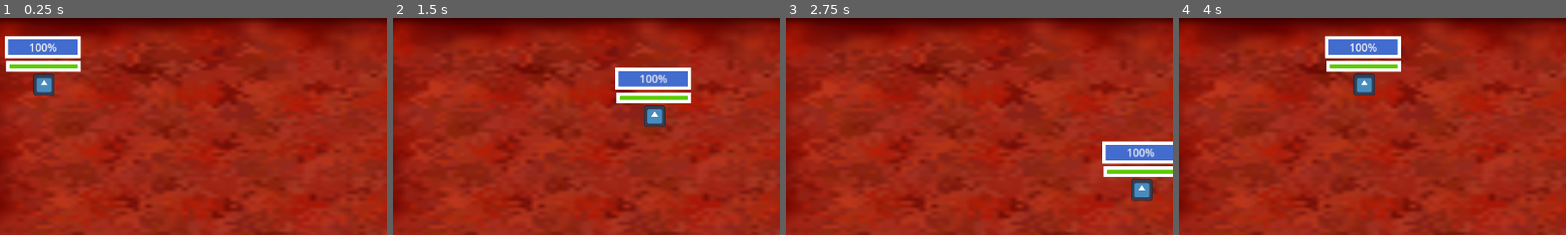
Above: before the commit, frames 1-4 (left to right).
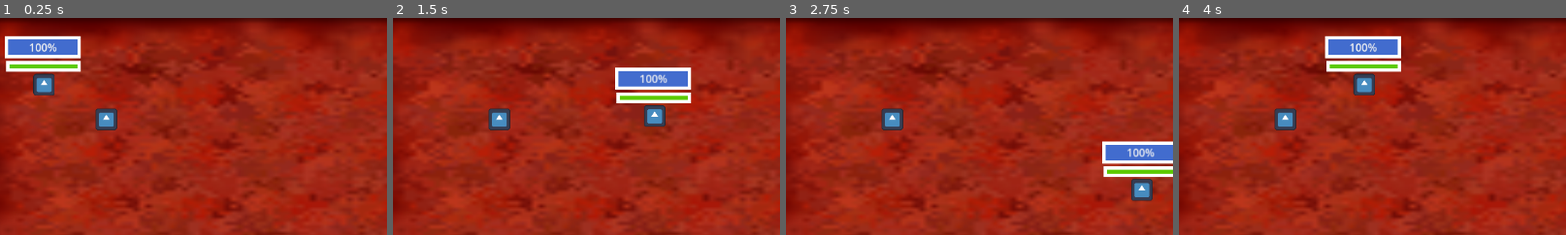
Above: after the commit, the same moments.

Repository: JacksonUl/Infernum
Game: Godot game, scene res://Scenes/Main.tscn
The game is run twice, just before and just after one commit, with the same random seed, the same clock (stepped at 60 frames per second) and the same inputs. The engine's default icon, where the game draws it, is replaced by a stand-in: a white triangle on a blue panel in a dark square.
Inputs:
- Up to frame 1 (0.25 s): no input
- Up to frame 2 (1.5 s): tap Enter at 0.5 s; hold Right (Move_Right) 0.53-1.28 s; hold Space (Dash) 0.53-1.28 s; hold Down (Move_Down) from 1.28 s (still down); tap Shift (Sprint) at 1.35 s
- Up to frame 3 (2.75 s): release Down (Move_Down) at 2.03 s; hold Right (Move_Right) from 2.03 s (still down); hold Space (Dash) from 2.03 s (still down)
- Up to frame 4 (4 s): release Right (Move_Right) at 2.78 s; release Space (Dash) at 2.78 s; hold Up (Move_Up) 2.78-3.53 s; tap Shift (Sprint) at 2.85 s; hold Left (Move_Left) from 3.53 s (still down); hold Space (Dash) from 3.53 s (still down)
The pictures show only the part of the screen within x 5-54%, y 0-50%; the shares and areas given below are measured in that part.

The runs differ from the first frame. In frame 1, 0.6% of the frame differs, in the area x 24-31%, y 41-52%; in frame 2, 0.6%; in frame 3, 0.6%; in frame 4, 0.6%.

Commit message:
added enemy for pathfinding
Need help wiht bug as it doesn't move

Diff:
--- a/Scenes/Enemy.gd
+++ b/Scenes/Enemy.gd
@@ -3,7 +3,10 @@
 const speed = 250
 
 @export var player: Node2D
-@onready var nav_agent:=$NavigationAgent2D as NavigationAgent2D
+@onready var nav_agent := $NavigationAgent2D as NavigationAgent2D
+
+func _ready() -> void:
+	makepath()
 
 func _physics_process(_delta: float) -> void:
 	var direction = to_local(nav_agent.get_next_path_position()).normalized()
@@ -11,8 +14,8 @@
 	move_and_slide()
 
 func makepath() -> void:
-	nav_agent.target_position = player.global_positionk
+	nav_agent.target_position = player.global_position
 
 
 func _on_timer_timeout():
-	pass # Replace with function body.
+	makepath()
--- a/Scenes/Enemy.tscn
+++ b/Scenes/Enemy.tscn
@@ -4,24 +4,26 @@
 [ext_resource type="Texture2D" uid="uid://byytfwdgennfn" path="res://Assets/Tiles/icon.svg" id="2_ugct6"]
 
 [sub_resource type="CircleShape2D" id="CircleShape2D_easxu"]
-radius = 63.2851
+radius = 16.0
 
-[node name="Node2D" type="Node2D"]
-
-[node name="CharacterBody2D" type="CharacterBody2D" parent="."]
+[node name="EnemyCharacter" type="CharacterBody2D"]
 motion_mode = 1
 wall_min_slide_angle = 0.0
 script = ExtResource("1_6a3v2")
 
-[node name="Sprite2D" type="Sprite2D" parent="CharacterBody2D"]
+[node name="Sprite2D" type="Sprite2D" parent="."]
+scale = Vector2(0.25, 0.25)
 texture = ExtResource("2_ugct6")
 
-[node name="CollisionShape2D" type="CollisionShape2D" parent="CharacterBody2D"]
+[node name="CollisionShape2D" type="CollisionShape2D" parent="."]
 shape = SubResource("CircleShape2D_easxu")
 
-[node name="NavigationAgent2D" type="NavigationAgent2D" parent="CharacterBody2D"]
+[node name="NavigationAgent2D" type="NavigationAgent2D" parent="."]
+navigation_layers = 2
+debug_enabled = true
 
-[node name="Timer" type="Timer" parent="CharacterBody2D"]
+[node name="Timer" type="Timer" parent="."]
+wait_time = 0.1
 autostart = true
 
-[connection signal="timeout" from="CharacterBody2D/Timer" to="CharacterBody2D" method="_on_timer_timeout"]
+[connection signal="timeout" from="Timer" to="." method="_on_timer_timeout"]
--- a/Scenes/Main.tscn
+++ b/Scenes/Main.tscn
@@ -1,10 +1,19 @@
-[gd_scene load_steps=4 format=3 uid="uid://cpgdmnt5ei0u5"]
+[gd_scene load_steps=6 format=3 uid="uid://cpgdmnt5ei0u5"]
 
 [ext_resource type="Texture2D" uid="uid://bh05q30t7s1ww" path="res://Assets/Tiles/Floor_Tiles.png" id="1_vwk6p"]
 [ext_resource type="PackedScene" uid="uid://cjctvnkne043w" path="res://Scenes/Character.tscn" id="2_bkncb"]
 [ext_resource type="PackedScene" uid="uid://c3fck70mrecpo" path="res://Scenes/HUD.tscn" id="3_jvcj5"]
+[ext_resource type="PackedScene" uid="uid://dcxviwlx1hg71" path="res://Scenes/Enemy.tscn" id="4_vtli6"]
+
+[sub_resource type="NavigationPolygon" id="NavigationPolygon_7ra8x"]
+outlines = Array[PackedVector2Array]([PackedVector2Array(6, 10, 7, 638, 1151, 648, 1150, 6)])
+source_geometry_group_name = &"navigation_polygon_source_group"
 
 [node name="Node2D" type="Node2D"]
+
+[node name="NavigationRegion2D" type="NavigationRegion2D" parent="."]
+navigation_polygon = SubResource("NavigationPolygon_7ra8x")
+navigation_layers = 2
 
 [node name="FloorTiles" type="Sprite2D" parent="."]
 position = Vector2(576, 324)
@@ -17,3 +26,7 @@
 [node name="HUD" parent="PlayerCharacter" instance=ExtResource("3_jvcj5")]
 position = Vector2(308, 76)
 scale = Vector2(4, 4)
+
+[node name="EnemyCharacter" parent="." node_paths=PackedStringArray("player") instance=ExtResource("4_vtli6")]
+position = Vector2(210, 151)
+player = NodePath("../PlayerCharacter")
